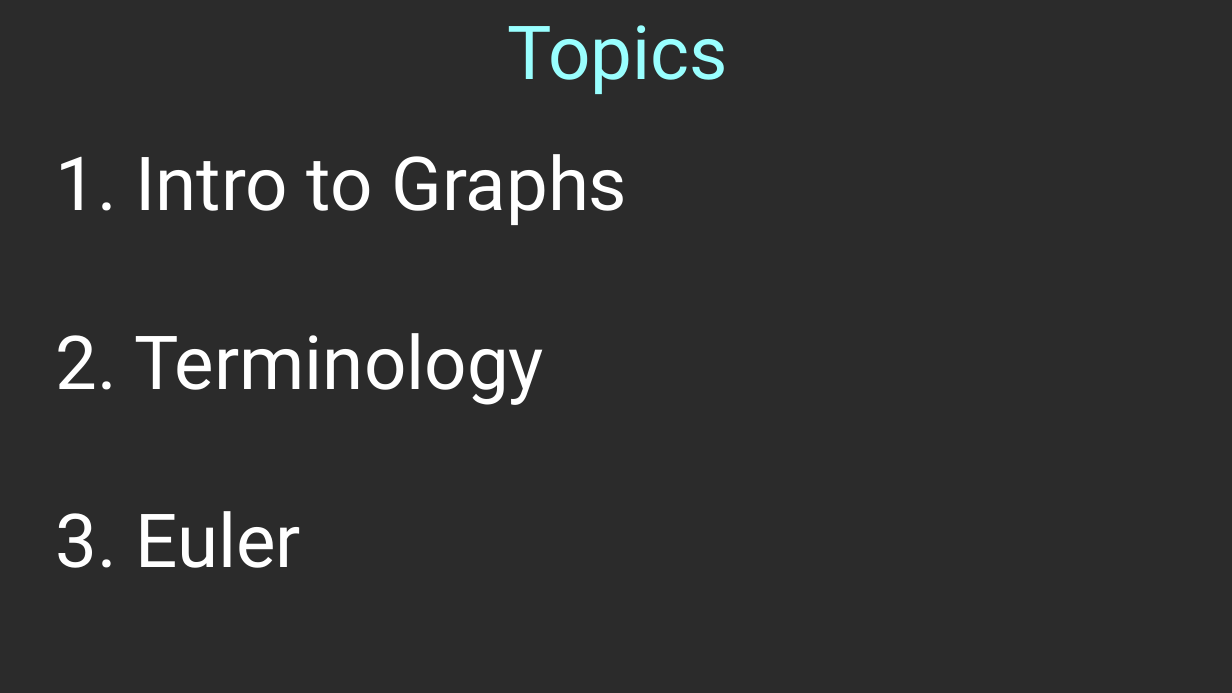
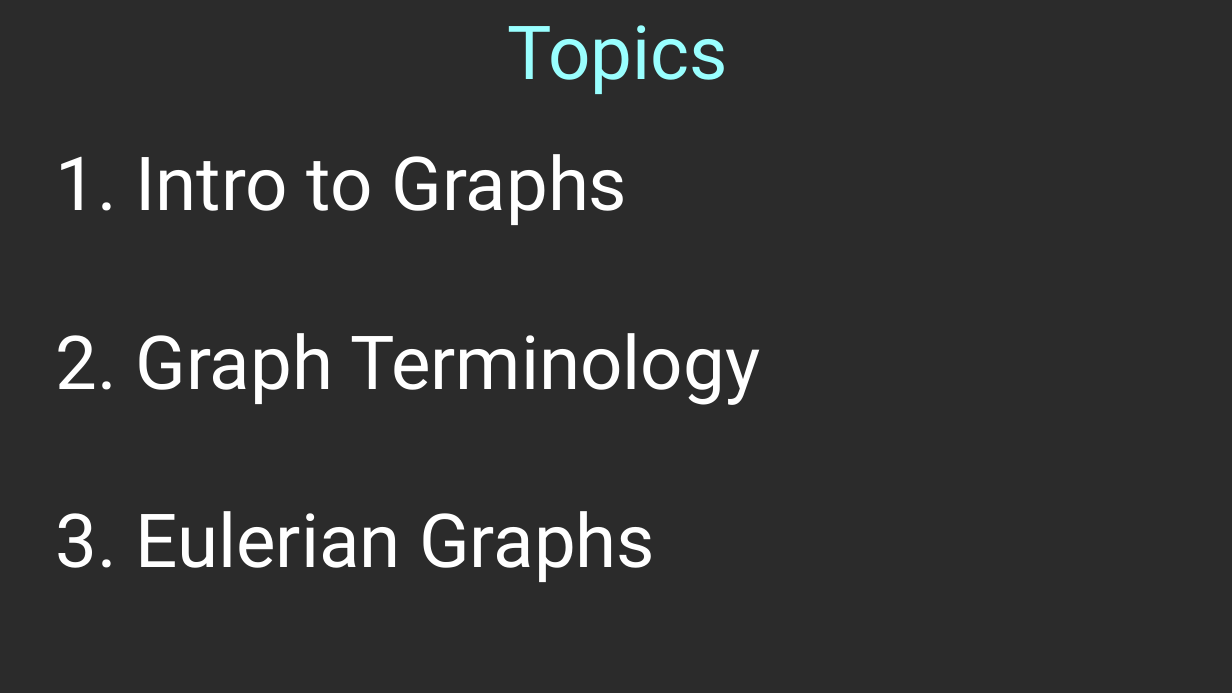
Before and after one commit to nguyenchithien/CS211-Discrete-Structures-II, a slide deck: slide 3 of Lectures/Lecture 7.1.odp. Drawn at 1232x693 pixels with LibreOffice and Linux fonts; fonts in the diff are those of the drawing; background and template pictures are left out; a plain dark background stands for a picture behind light text. Boxes give left, top, right and bottom in pixels: in the first picture for what was removed or moved away, otherwise in the second. Text is boxed around its words. In the diff, an @@ line names an element or a change of style, - is before the commit and + after.

Commit message:
Lecture 7.1

```diff
--- a/Lectures/Lecture 7.1.odp
+++ b/Lectures/Lecture 7.1.odp
@@ text at (x1=56, y1=333, x2=760, y2=582): text changed @@
-2. Terminology
-3. Euler
+2. Graph Terminology
+3. Eulerian Graphs
```
Also in this commit, not shown: 1 other slide changed, 24 slides added, 5 slides removed, 1 other file.
